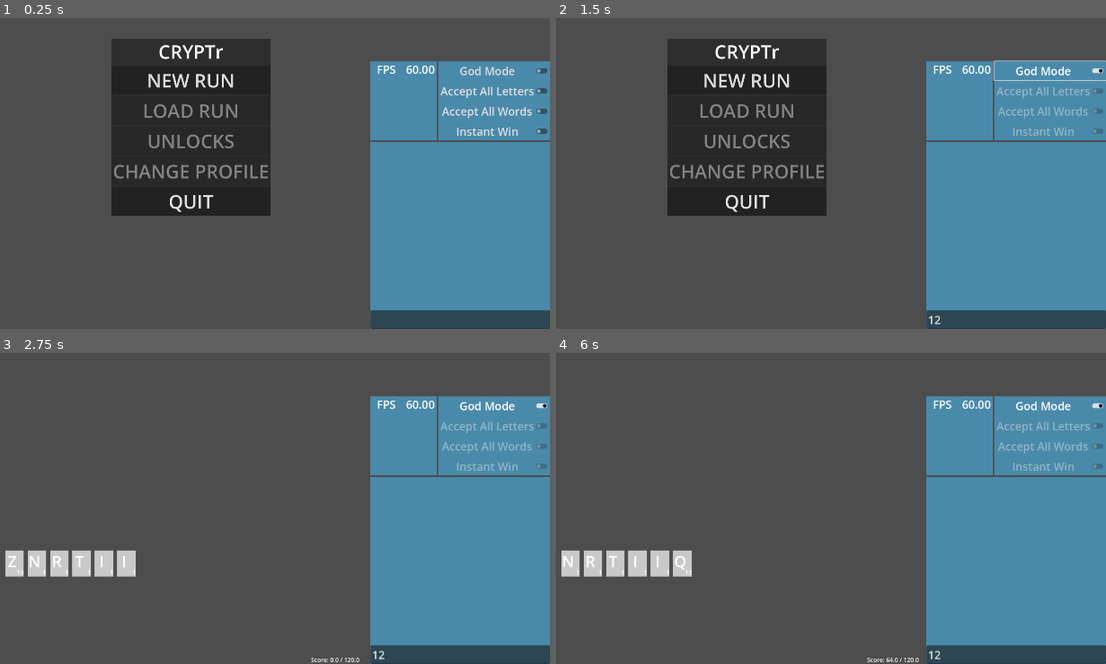
Above: before the commit, frames 1-4 (two rows, left to right).
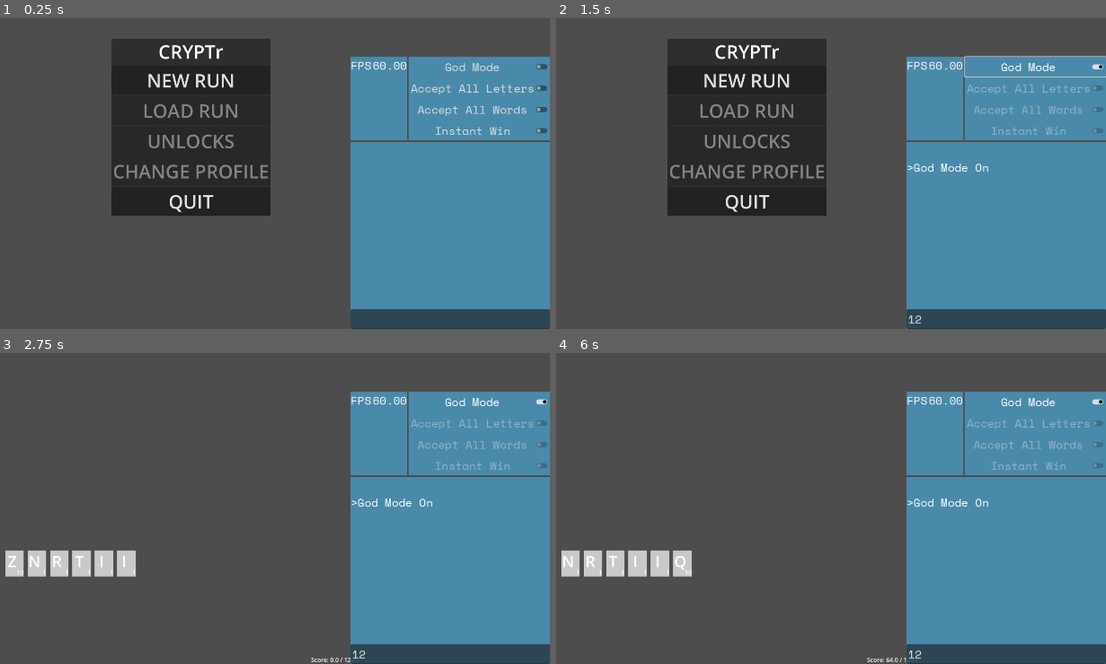
Above: after the commit, the same moments.

Repository: LucasMc17/CRYPTr
Game: Godot game, scene res://root.tscn
Same seed, same stepped clock (60 frames per second), same inputs: the game is played once before the commit and once after it.
Inputs (mouse positions are in pixels of both pictures, inside the frame that each line leads up to):
- Up to frame 1 (0.25 s): no input
- Up to frame 2 (1.5 s): click (1018, 319) at 0.52 s; type "12" at 0.6 s; click "God Mode" at 1.25 s
- Up to frame 3 (2.75 s): click "NEW RUN" at 2 s
- Up to frame 4 (6 s): tap Enter (enter) at 2.75, 2.85, 4.25, 4.35, 5.75, 5.85 s; move the mouse to (1018, 570) at 2.77 s; click (1018, 570) at 2.92 s; tap Space at 3.5, 5 s; move the mouse to (605, 483) at 3.52 s; hold Backspace (backspace) 3.53-4.28 s; tap Z at 3.6, 5.1 s; move the mouse to (820, 374) at 4.27 s; move the mouse to (710, 542) at 5.02 s; click (710, 542) at 5.17 s; move the mouse to (963, 524) at 5.77 s; hold A from 5.78 s (still down)

The runs differ from the first frame. In frame 1, 5.3% of the frame differs, in the area x 63-100%, y 12-100%; in frame 2, 5.4%; in frame 3, 5.2%; in frame 4, 5.2%.

Commit message:
more theming

Diff:
--- a/assets/themes/debug_theme/debug_theme.tres
+++ b/assets/themes/debug_theme/debug_theme.tres
@@ -1,7 +1,9 @@
-[gd_resource type="Theme" load_steps=2 format=3 uid="uid://b5d6wfr1eoxtk"]
+[gd_resource type="Theme" load_steps=3 format=3 uid="uid://b5d6wfr1eoxtk"]
 
 [ext_resource type="StyleBox" uid="uid://dk7omd53mdrkt" path="res://assets/themes/debug_theme/debug_style_box_01.tres" id="1_ibtuu"]
+[ext_resource type="FontFile" uid="uid://do185of0nycet" path="res://assets/fonts/Space_Mono/SpaceMono-Regular.ttf" id="2_xnxgk"]
 
 [resource]
+default_font = ExtResource("2_xnxgk")
 default_font_size = 30
 PanelContainer/styles/panel = ExtResource("1_ibtuu")
--- a/globals/debug_node.gd
+++ b/globals/debug_node.gd
@@ -5,6 +5,10 @@
 		return true
 	else:
 		return value
+
+func print(message):
+	if DEBUG_CONSOLE:
+		DEBUG_CONSOLE.log(message)
 
 @export_category("Master Override")
 @export var GOD_MODE := false
@@ -19,3 +23,5 @@
 @export var INSTAWIN := false:
 	get():
 		return check_overrides(INSTAWIN)
+
+var DEBUG_CONSOLE : DebugConsole
--- a/scenes/debug_ui/debug_blocks/debug_console.gd
+++ b/scenes/debug_ui/debug_blocks/debug_console.gd
@@ -17,36 +17,46 @@
 func clear():
 	History.text = ''
 
-# BUILT INS
-# func _ready():
-# 	Global.Debug.DEBUG_CONSOLE = self
-# 	if Global.Debug.debug_override == "DEFER":
-# 		visible = Global.Debug.show_debug_console
+func _ready():
+	DebugNode.DEBUG_CONSOLE = self
 
 func _gui_input(event):
 	if event is InputEventMouseButton and event.button_index == MOUSE_BUTTON_LEFT and event.pressed:
 		CommandLine.grab_focus()
 
-func _input(_event):
-	if CommandLine.has_focus() and Input.is_action_just_pressed("up"):
-		if _history_pointer == 0:
-			return
-		if _history_pointer != null and _history_pointer > 0:
-			get_from_history(_history_pointer - 1)
-			return
-		elif !_history_pointer and command_history.size() > 0:
-			get_from_history(command_history.size() - 1)
-			return
-	elif CommandLine.has_focus() and Input.is_action_just_pressed("down"):
-		if _history_pointer != null and _history_pointer < command_history.size() - 1:
-			get_from_history(_history_pointer + 1)
-			return
+# func _input(_event):
+# 	if CommandLine.has_focus() and Input.is_action_just_pressed("up"):
+# 		if _history_pointer == 0:
+# 			return
+# 		if _history_pointer != null and _history_pointer > 0:
+# 			get_from_history(_history_pointer - 1)
+# 			return
+# 		elif !_history_pointer and command_history.size() > 0:
+# 			get_from_history(command_history.size() - 1)
+# 			return
+# 	elif CommandLine.has_focus() and Input.is_action_just_pressed("down"):
+# 		if _history_pointer != null and _history_pointer < command_history.size() - 1:
+# 			get_from_history(_history_pointer + 1)
+# 			return
 
 # SIGNAL LISTENERS
-# func _on_command_line_text_submitted(new_text):
-# 	command_history.append(new_text)
-# 	_history_pointer = null
-# 	var inputs = Array(new_text.split(' '))
-# 	var command_name = inputs.pop_front()
-# 	Global.Debug.command(command_name, inputs, 'Query: ' + new_text)
-# 	CommandLine.text = ''
+func _on_command_line_text_submitted(new_text):
+	command_history.append(new_text)
+	_history_pointer = null
+	var inputs = Array(new_text.split(' '))
+	var command_name = inputs.pop_front()
+	# DebugNode.command(command_name, inputs, 'Query: ' + new_text)
+	CommandLine.text = ''
+
+func log(message : Variant):
+		# NOTE: this could get much more in depth but this will do for now
+		print(message)
+		if message is Array:
+			for i in message.size():
+				var element = message[i]
+				var prefix = ''
+				if i == 0:
+					prefix = '> '
+				History.text += '\n' + prefix + str(element)
+		else:
+			History.text += '\n' + '>' + str(message)
--- a/scenes/debug_ui/debug_blocks/debug_controls.gd
+++ b/scenes/debug_ui/debug_blocks/debug_controls.gd
@@ -17,6 +17,7 @@
 		INSTAWIN_TOGGLE.disabled = true
 
 func _on_god_mode_toggle_toggled(is_on : bool) -> void:
+	DebugNode.print('God Mode On')
 	DebugNode.GOD_MODE = is_on
 	if is_on:
 		ACCEPT_ALL_LETTERS_TOGGLE.disabled = true
--- a/slices/run/states/encounter/encounter.gd
+++ b/slices/run/states/encounter/encounter.gd
@@ -19,7 +19,7 @@
 
 func _ready():
 	if "--debug-encounter" in OS.get_cmdline_args():
-		print('ENCOUNTER accessed directly, initializing CLASSIC stack')
+		DebugNode.print('ENCOUNTER accessed directly, initializing CLASSIC stack')
 		var CLASSIC_STACK = load("res://resources/starter_decks/the_classic.tres")
 		Player.initialize_stack(CLASSIC_STACK)
 	DECK.init_and_shuffle()
@@ -47,14 +47,14 @@
 		input_character(event)
 
 func win() -> void:
-	print("YOU WON")
+	DebugNode.print("YOU WON")
 	if "--debug-encounter" in OS.get_cmdline_args():
 		get_tree().quit(0)
 	else:
 		won.emit()
 
 func lose() -> void:
-	print("YOU LOSE")
+	DebugNode.print("YOU LOSE")
 	if "--debug-encounter" in OS.get_cmdline_args():
 		get_tree().quit(0)
 	else:
Not shown, added: assets/fonts/Space_Mono/OFL.txt
Binary file added: assets/fonts/Space_Mono/SpaceMono-Bold.ttf
Not shown, added: assets/fonts/Space_Mono/SpaceMono-Bold.ttf.import
Binary file added: assets/fonts/Space_Mono/SpaceMono-BoldItalic.ttf
Not shown, added: assets/fonts/Space_Mono/SpaceMono-BoldItalic.ttf.import
Binary file added: assets/fonts/Space_Mono/SpaceMono-Italic.ttf
Not shown, added: assets/fonts/Space_Mono/SpaceMono-Italic.ttf.import
Binary file added: assets/fonts/Space_Mono/SpaceMono-Regular.ttf
Not shown, added: assets/fonts/Space_Mono/SpaceMono-Regular.ttf.import
